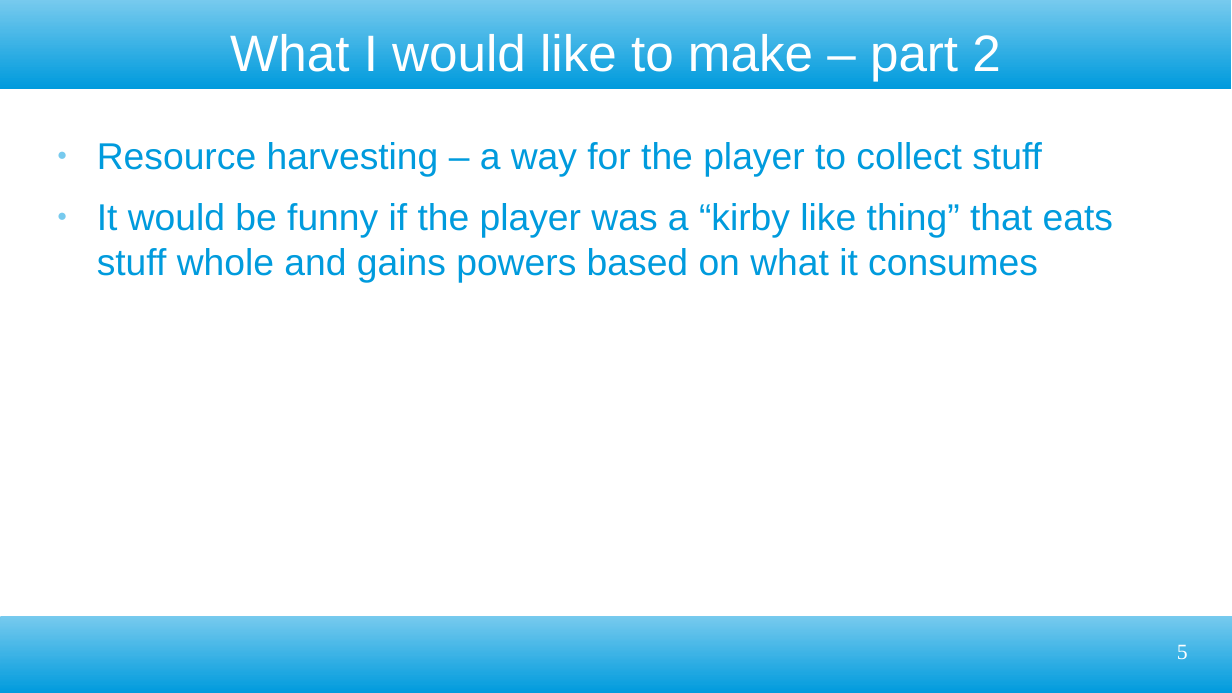
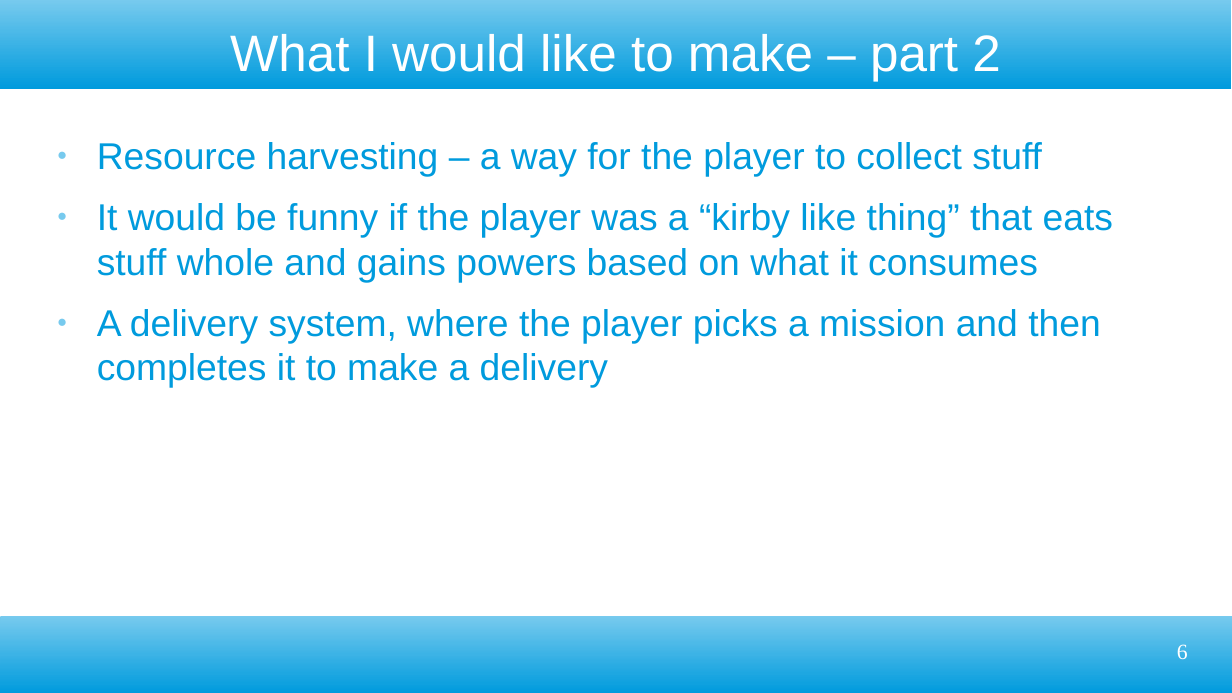
Before and after one commit to ktosox/GWJ77-Metamorphosis, a slide deck: slide 6 of GDD.odp (slide 5 before the commit). Drawn at 1232x693 pixels with LibreOffice and Linux fonts; fonts in the diff are those of the drawing. Boxes give left, top, right and bottom in pixels: in the first picture for what was removed or moved away, otherwise in the second. Text is boxed around its words. In the diff, an @@ line names an element or a change of style, - is before the commit and + after.

```diff
--- a/GDD.odp
+++ b/GDD.odp
@@ text at (97,309,1100,388): paragraph added @@
+● A delivery system, where the player picks a mission and then completes it to make a delivery
@@ page number at (1177,644,1188,659): text changed @@
-5
+6
```
Also in this commit, not shown: 2 other slides changed, 3 slides added, 1 slide removed, 20 other files.
